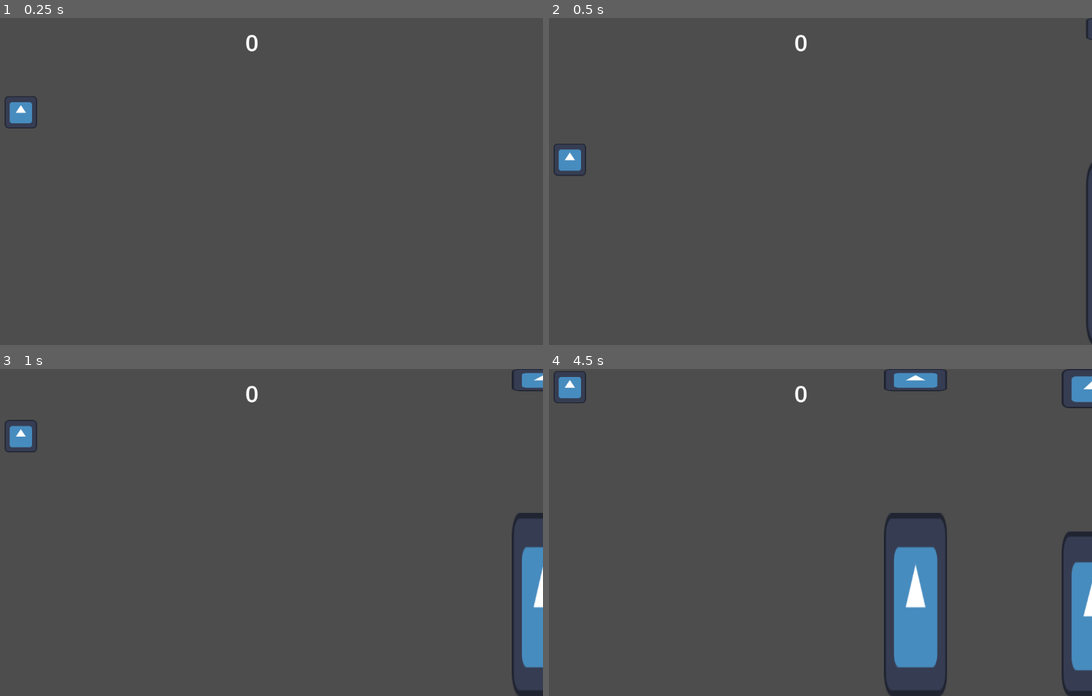
Above: before the commit, frames 1-4 (two rows, left to right).
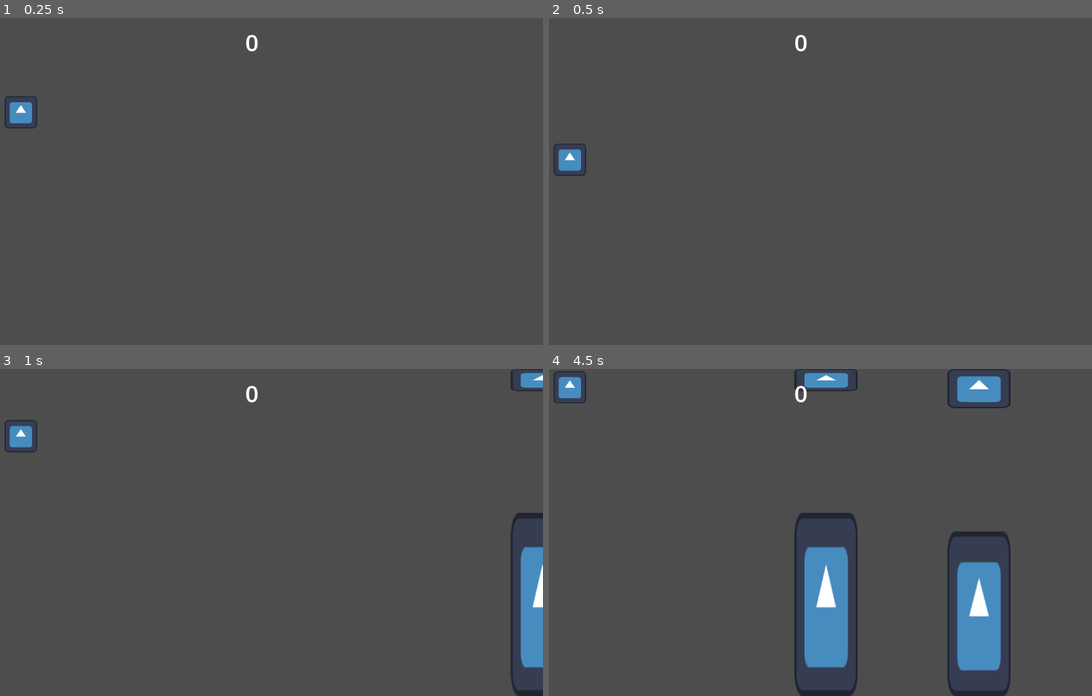
Above: after the commit, the same moments.

Repository: Davidwallacesadler/FlappyBirdCuzWhyNot
Game: Godot game, scene res://scenes/game.tscn
The game is run twice, just before and just after one commit, with the same random seed, the same clock (stepped at 60 frames per second) and the same inputs. The engine's default icon, where the game draws it, is replaced by a stand-in: a white triangle on a blue panel in a dark square.
Inputs:
- Up to frame 1 (0.25 s): no input
- Up to frame 2 (0.5 s): no input
- Up to frame 3 (1 s): tap Enter (ui_accept) at 0.5, 0.6, 0.77 s
- Up to frame 4 (4.5 s): tap Enter (ui_accept) at 1.07, 1.35, 1.52, 1.82, 2.1, 2.85, 3.02, 3.32, 3.6, 3.77, 4.07, 4.35 s

Frame 1 is identical in both runs. In frame 2, 0.3% of the frame differs, in the area x 98-100%, y 0-100%; in frame 3, 0.3%; in frame 4, 15%, in the area x 1-100%, y 0-100%.

Commit message:
Ready for some art

Diff:
--- a/scenes/game.tscn
+++ b/scenes/game.tscn
@@ -5,49 +5,58 @@
 [ext_resource type="PackedScene" uid="uid://esi6bchgr62a" path="res://scenes/obsticle_spawner.tscn" id="3_tmy8o"]
 
 [sub_resource type="RectangleShape2D" id="RectangleShape2D_5o414"]
-size = Vector2(1160, 213)
+size = Vector2(301, 12)
 
 [sub_resource type="RectangleShape2D" id="RectangleShape2D_0gqmf"]
 size = Vector2(232, 645)
 
 [sub_resource type="RectangleShape2D" id="RectangleShape2D_7iory"]
-size = Vector2(315, 67)
+size = Vector2(301, 67)
 
-[node name="game" type="Node2D" node_paths=PackedStringArray("death_area", "score_label")]
+[node name="game" type="Node2D" node_paths=PackedStringArray("death_area", "obsticle_spawner", "obsticle_reset_area", "score_label")]
 script = ExtResource("1_4opl7")
 death_area = NodePath("DeathArea")
+obsticle_spawner = NodePath("ObsticleSpawner")
+obsticle_reset_area = NodePath("ObsticleResetArea")
 score_label = NodePath("CanvasLayer/MarginContainer/Label")
-
-[node name="player" parent="." instance=ExtResource("2_nxnpl")]
-position = Vector2(119, 154)
 
 [node name="DeathArea" type="Area2D" parent="."]
 position = Vector2(0, 649)
 collision_layer = 4
 
 [node name="CollisionShape2D" type="CollisionShape2D" parent="DeathArea"]
-position = Vector2(580, 104.5)
+position = Vector2(150.5, -10)
 shape = SubResource("RectangleShape2D_5o414")
 
 [node name="ObsticleResetArea" type="Area2D" parent="."]
-position = Vector2(-324, 1)
+position = Vector2(-147, 1)
 collision_layer = 2
 collision_mask = 6
 
 [node name="CollisionShape2D" type="CollisionShape2D" parent="ObsticleResetArea"]
-position = Vector2(30, 322)
+position = Vector2(-119, 322)
 shape = SubResource("RectangleShape2D_0gqmf")
 
 [node name="ObsticleSpawner" parent="." instance=ExtResource("3_tmy8o")]
-position = Vector2(1253, 0)
+position = Vector2(1301, 0)
 
 [node name="PlayerCeiling" type="StaticBody2D" parent="."]
 position = Vector2(1, -12)
 
 [node name="CollisionShape2D" type="CollisionShape2D" parent="PlayerCeiling"]
-position = Vector2(147.5, -23.5)
+position = Vector2(150, -23)
+shape = SubResource("RectangleShape2D_7iory")
+
+[node name="Floor" type="StaticBody2D" parent="."]
+position = Vector2(1, 706)
+
+[node name="CollisionShape2D" type="CollisionShape2D" parent="Floor"]
+position = Vector2(149.5, -23.5)
 shape = SubResource("RectangleShape2D_7iory")
 metadata/_edit_lock_ = true
+
+[node name="player" parent="." instance=ExtResource("2_nxnpl")]
+position = Vector2(119, 154)
 
 [node name="CanvasLayer" type="CanvasLayer" parent="."]
 
--- a/scenes/obsticle_spawner.tscn
+++ b/scenes/obsticle_spawner.tscn
@@ -4,4 +4,3 @@
 
 [node name="ObsticleSpawner" type="Node2D"]
 script = ExtResource("1_5l46w")
-speed = 200.0
--- a/scripts/game.gd
+++ b/scripts/game.gd
@@ -1,6 +1,9 @@
 extends Node2D
 
 @export var death_area: Area2D
+@export var obsticle_spawner: ObsticleSpawner
+@export var obsticle_reset_area: Area2D
+
 @export var score_label: Label
 
 var score = 0
@@ -11,9 +14,10 @@
 
 	GameEvents.player_passed_obsticle.connect(_on_player_passed_obsticle)
 
+
 func _on_death_area_entered(body: Node2D) -> void:
-	print("Game Over")
-	GameEvents.player_touched_obsticle.emit()
+	GameEvents.player_touched_floor.emit()
+
 
 func _on_player_passed_obsticle() -> void:
 	score += 1
--- a/scripts/game_events.gd
+++ b/scripts/game_events.gd
@@ -1,4 +1,5 @@
 extends Node
 
 signal player_touched_obsticle
+signal player_touched_floor
 signal player_passed_obsticle
--- a/scripts/obsticle.gd
+++ b/scripts/obsticle.gd
@@ -1,11 +1,12 @@
 extends Node2D
+
+static var speed: float = 150
 
 @export var gap_min_size: float = 200
 @export var gap_max_size: float = 250
 
 @export var max_height: float = 648
 @export var width: float = 125
-@export var speed: float = 100
 
 @export_category("Internal Nodes")
 
@@ -21,6 +22,8 @@
 @export var bottom_sprite: Sprite2D
 
 func _ready():
+	GameEvents.player_touched_floor.connect(_on_player_touched_floor)
+
 	top_area.body_entered.connect(_on_body_entered_obsticle)
 	top_area.area_entered.connect(_on_area_entered_obsticle)
 	bottom_area.body_entered.connect(_on_body_entered_obsticle)
@@ -105,8 +108,13 @@
 	return new_shape
 
 func _on_body_entered_obsticle(body: Node2D):
-	print("Game Over")
+	speed = 0
 	GameEvents.player_touched_obsticle.emit()
+
+
+func _on_player_touched_floor():
+	speed = 0
+
 
 func _on_area_entered_obsticle(area: Area2D):
 	self.position = Vector2.ZERO
@@ -114,5 +122,4 @@
 
 
 func _on_body_entered_score(body: Node2D):
-	print("SCORE!")
 	GameEvents.player_passed_obsticle.emit()
--- a/scripts/obsticle_spawner.gd
+++ b/scripts/obsticle_spawner.gd
@@ -1,8 +1,7 @@
-extends Node2D
+class_name ObsticleSpawner extends Node2D
 
-@export var spawn_time: float = 3.5
+@export var spawn_time: float = 2.0
 @export var count: int = 4
-@export var speed: float = 125
 
 var _obsticle_scene = preload("res://scenes/obsticle.tscn")
 
@@ -13,6 +12,7 @@
 	timer.autostart = true
 	timer.wait_time = spawn_time
 	timer.timeout.connect(_on_spawn_timer_finished)
+
 	add_child(timer)
 	_add_obsticle()
 
@@ -23,6 +23,5 @@
 
 func _add_obsticle() -> void:
 	var obsticle = _obsticle_scene.instantiate()
-	obsticle.speed = speed
 	add_child(_obsticle_scene.instantiate())
 	count -= 1
--- a/scripts/player.gd
+++ b/scripts/player.gd
@@ -1,14 +1,18 @@
 extends CharacterBody2D
 
-const SPEED = 300.0
-const JUMP_VELOCITY = -400.0
+var _gravity = ProjectSettings.get_setting("physics/2d/default_gravity")
+var _jump_velocity = -400.0
 
-var gravity = ProjectSettings.get_setting("physics/2d/default_gravity")
+func _ready():
+	GameEvents.player_touched_obsticle.connect(_on_touched_obsticle)
 
 func _physics_process(delta):
-	self.velocity.y += gravity * delta
+	self.velocity.y += _gravity * delta
 
 	if Input.is_action_just_pressed("ui_accept"):
-		self.velocity.y = JUMP_VELOCITY
+		self.velocity.y = _jump_velocity
 
 	self.move_and_slide()
+
+func _on_touched_obsticle() -> void:
+	_jump_velocity = 0
